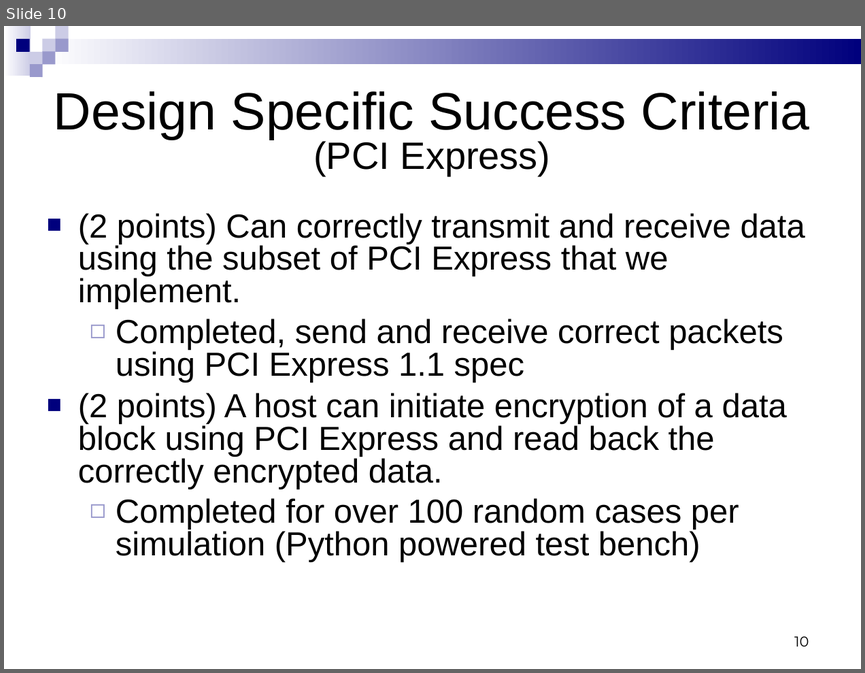
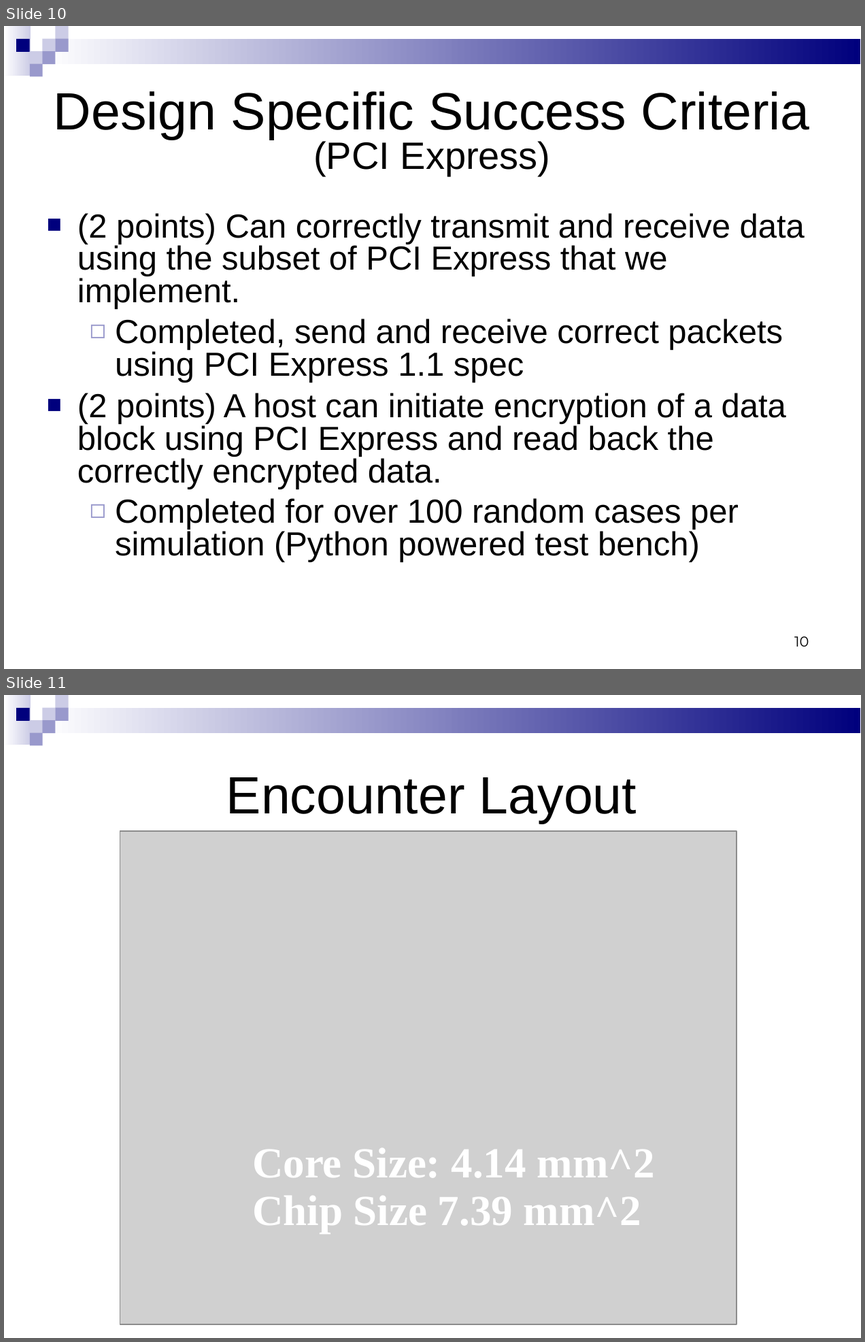
Before and after one commit to jevinskie/aes-over-pcie, a slide deck: docs/aespciefinalpresentation.ppt. Shown one above the other, each under a label of ours: slide 10 before the commit, slides 10 and 11 after it. The pictures are 865x673 and 865x1342 pixels, drawn with LibreOffice and Linux fonts; fonts in the diff are those of the drawing; grey boxes stand for pictures. Boxes give left, top, right and bottom in pixels: in the first picture for what was removed or moved away, otherwise in the second. Text is boxed around its words. In the diff, an @@ line names an element or a change of style, - is before the commit and + after.

```diff
--- a/docs/aespciefinalpresentation.ppt
+++ b/docs/aespciefinalpresentation.ppt
@@ slide 11 added at (4,695,861,1338), background #FFFFFF; not listed: 9 template elements that a slide beside it also shows @@
@@ title added at (226,777,636,824), 44 pt, text #000000 @@
+Encounter Layout
@@ picture added at (120,831,736,1325) @@
@@ text added at (252,1148,655,1233), 36 pt, text #FFFFFF, bold @@
+Core Size: 4.14 mm^2
+Chip Size 7.39 mm^2
```
Also in this commit, not shown: 11 other slides changed, 21 other slides added, 1 slide removed, 3 other files.
